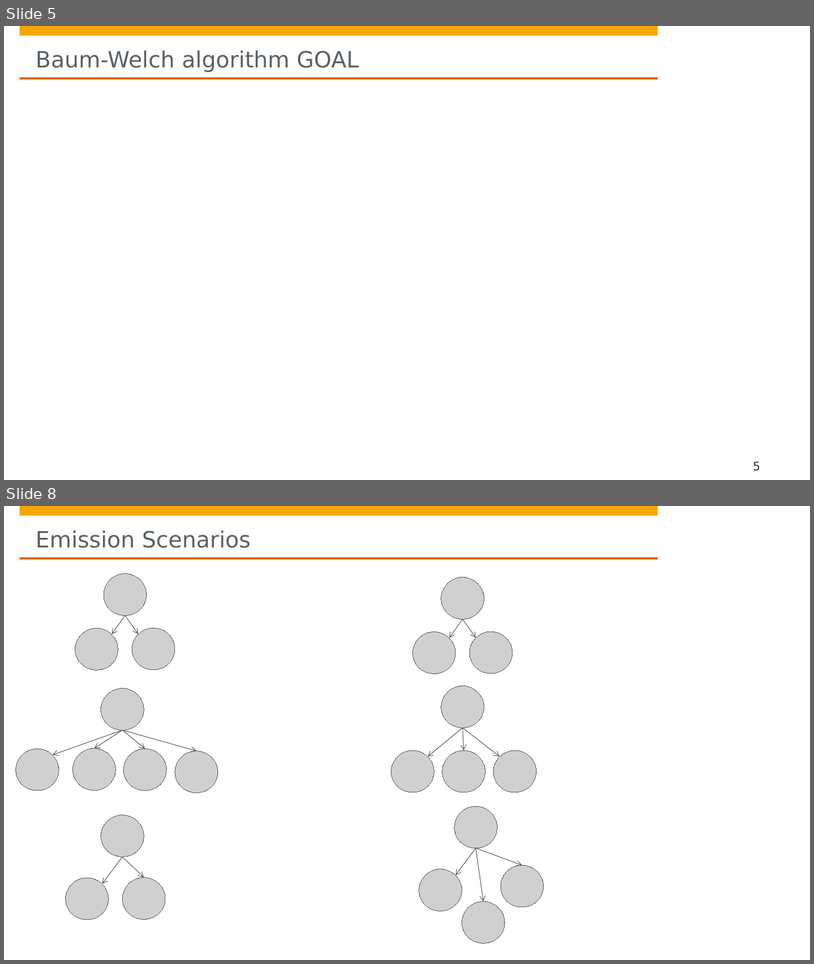
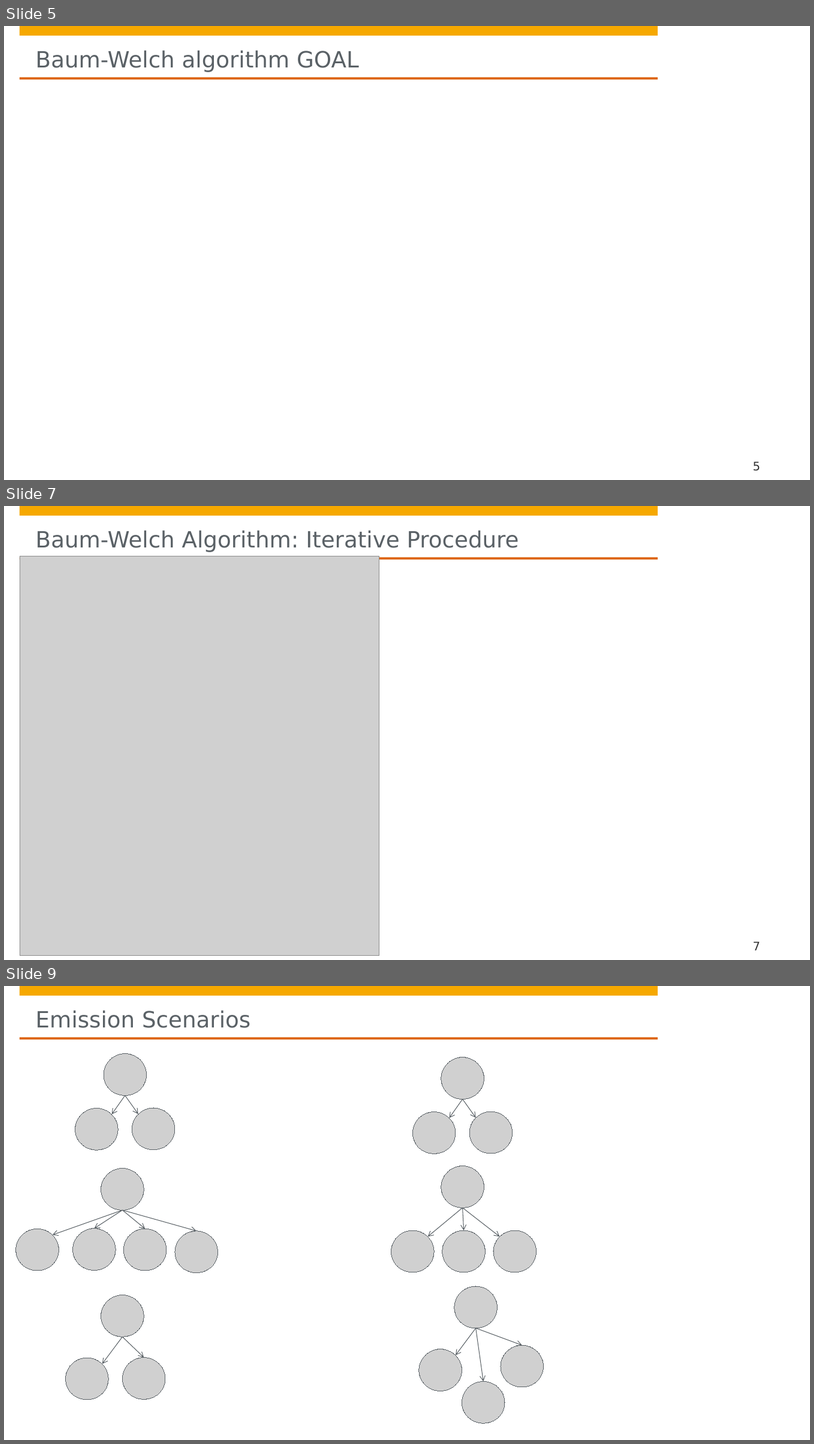
Before and after one commit to hpi-sam/HMM-Learning4SAS, a slide deck: projects/HMM/P2 - Hidden Markov Model.pptx. Shown one above the other, each under a label of ours: slides 5 and 8 before the commit, slides 5, 7 and 9 after it; the slides between them are not shown. The pictures are 814x964 and 814x1444 pixels, drawn with LibreOffice and Linux fonts; fonts in the diff are those of the drawing; grey boxes stand for pictures; background and template pictures are left out. Boxes give left, top, right and bottom in pixels: in the first picture for what was removed or moved away, otherwise in the second. Text is boxed around its words. In the diff, an @@ line names an element or a change of style, - is before the commit and + after.

```diff
--- a/projects/HMM/P2 - Hidden Markov Model.pptx
+++ b/projects/HMM/P2 - Hidden Markov Model.pptx
@@ slide 7 added at box(4, 506, 810, 960), background #FFFFFF; not listed: 4 template elements that a slide beside it also shows @@
@@ title added at box(36, 530, 519, 552), 26.7 pt, text #5A6166 @@
+Baum-Welch Algorithm: Iterative Procedure
@@ picture added at box(20, 556, 380, 955) @@
@@ page number added at box(753, 941, 761, 950), 14 pt, text #323232 @@
+7
@@ what was slide 8 is now slide 9 @@
```
Also in this commit, not shown: 3 slides changed.
